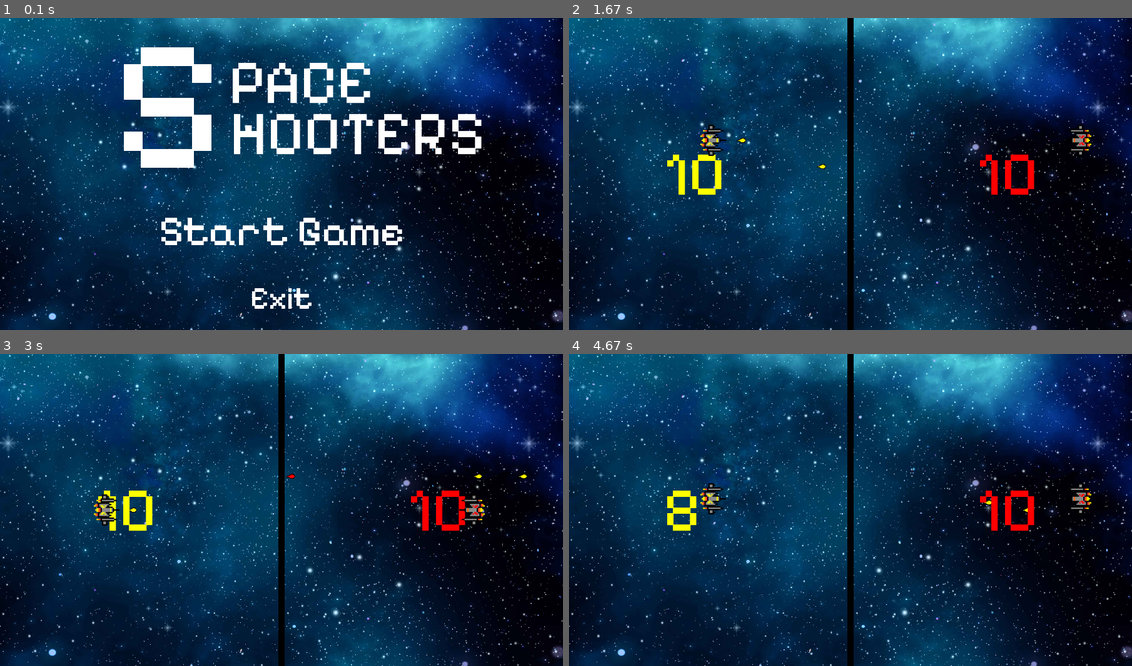
Above: before the commit, frames 1-4 (two rows, left to right).
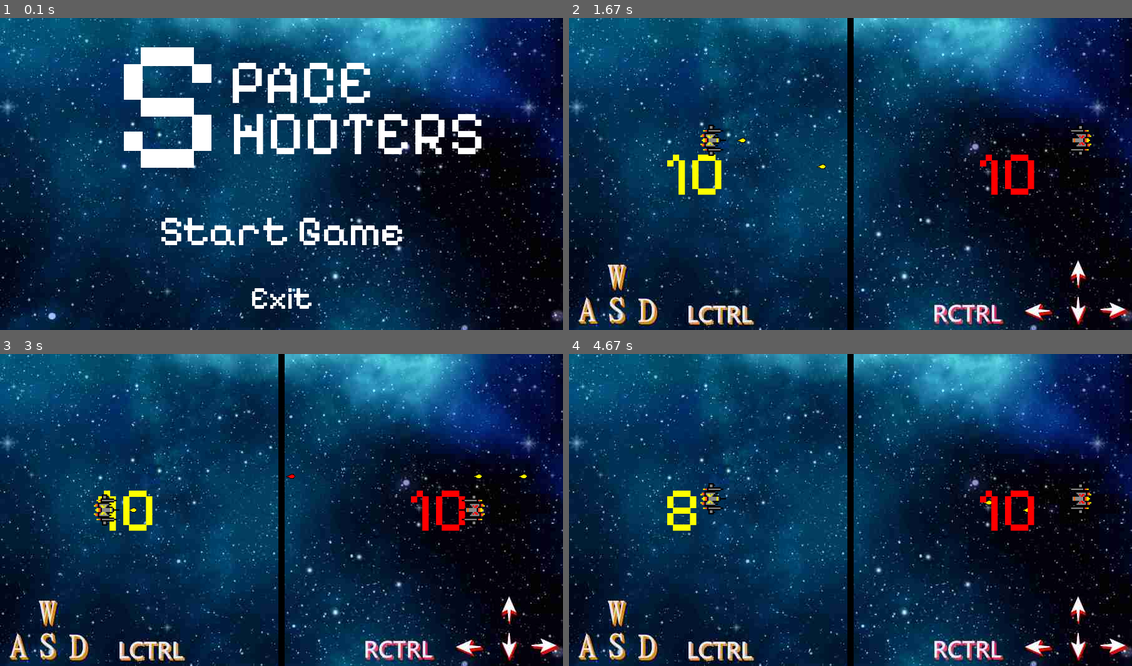
Above: after the commit, the same moments.

Repository: Mirthun1012/Intro-to-Pygame-2
Game: pygame game, started from Space Shooter.py
Two runs of this game, one before a commit and one after it. Both use one fixed random seed, a clock stepped at 60 frames per second and the inputs below.
Inputs (mouse positions are in pixels of both pictures, inside the frame that each line leads up to):
- Up to frame 1 (0.1 s): no input
- Up to frame 2 (1.67 s): click (850, 230) at 0.38 s; hold Right 0.67-1.13 s; move the mouse to (827, 186) at 0.7 s; hold Up 1.17-1.47 s; hold W 1.17-1.47 s; move the mouse to (856, 195) at 1.2 s; tap Ctrl at 1.23, 1.57 s; hold Right from 1.5 s (still down); hold D from 1.5 s (still down); move the mouse to (906, 242) at 1.53 s
- Up to frame 3 (3 s): tap Ctrl at 1.87, 2.07, 2.37, 2.63, 2.97 s; release Right at 1.97 s; release D at 1.97 s; hold Left 2-2.53 s; hold A 2-2.53 s; move the mouse to (106, 581) at 2.03 s; tap Right Ctrl at 2.15 s; hold Down 2.57-2.87 s; hold S 2.57-2.87 s; move the mouse to (489, 619) at 2.6 s; hold Left from 2.9 s (still down); hold A from 2.9 s (still down); move the mouse to (135, 394) at 2.93 s
- Up to frame 4 (4.67 s): tap Ctrl at 3.27, 3.4, 3.8, 4.1, 4.47 s; release Left at 3.3 s; release A at 3.3 s; hold Up 3.33-3.7 s; hold W 3.33-3.7 s; move the mouse to (715, 447) at 3.37 s; tap Right Ctrl at 3.48 s; hold Right 3.73-4.37 s; hold D 3.73-4.37 s; move the mouse to (822, 591) at 3.77 s; hold Down from 4.4 s (still down); hold S from 4.4 s (still down); move the mouse to (850, 547) at 4.43 s

The runs differ from the first frame. In frame 1, 3.5% of the frame differs, in the area x 0-100%, y 0-100%; in frame 2, 6.6%; in frame 3, 6.7%; in frame 4, 6.7%.

Commit message:
Added the control info in main screen

Diff:
--- a/Files/Intro_Screen/Intro_Screens.py
+++ b/Files/Intro_Screen/Intro_Screens.py
@@ -20,7 +20,6 @@
 
 		# Back Ground
 		self.BG = pygame.image.load(os.path.join("Assets", "space.jpg")).convert()
-		self.BG = pygame.transform.scale(self.BG, (WIDTH, HEIGHT))
 
 		# Title
 		self.S = pygame.font.Font(os.path.join("Assets", "Font.ttf"), 300).render("S", False, WHITE)
--- a/Files/Main_Screen/Main_Screens.py
+++ b/Files/Main_Screen/Main_Screens.py
@@ -4,6 +4,7 @@
 from random import randint
 
 from Files.Screens import Screen
+from Files.Timers import Timer
 
 from Files.Game_Variables import *
 from Files.Main_Screen.Main_Screen_Variables import *
@@ -45,12 +46,13 @@
 		pygame.time.set_timer(self.SPAWN_POWERUP_RED, randint(8*1000, 20*1000))
 		pygame.time.set_timer(self.SPAWN_POWERUP_YELLOW, randint(8*1000, 20*1000))
 
+		self.CHANGE_BG = Timer(7*1000, True)
+
 		# Font
 		self.HEALTH_FONT = pygame.font.Font(os.path.join("Assets", "Font.ttf"), 100)
 
 		# BG
-		self.BG = pygame.image.load(os.path.join("Assets", "space.jpg")).convert()
-		self.BG = pygame.transform.scale(self.BG, (WIDTH, HEIGHT))
+		self.BG = pygame.image.load(os.path.join("Assets", "controls.jpg")).convert()
 
 		# Bullets
 		self.Red_bullets = pygame.sprite.Group()
@@ -106,6 +108,10 @@
 		Power_Ups_Red.update()
 		Power_Ups_Yellow.update()
 
+		# Timer
+		if self.CHANGE_BG.update() == False:
+			self.BG = pygame.image.load(os.path.join("Assets", "space.jpg")).convert()
+
 		# healths
 		self.YELLOW_HEALTH = self.HEALTH_FONT.render(str(YELLOW_SPACESHIP.sprite.health), True, YELLOW)
 		self.RED_HEALTH = self.HEALTH_FONT.render(str(RED_SPACESHIP.sprite.health), True, RED)
--- a/Files/Timers.py
+++ b/Files/Timers.py
@@ -4,6 +4,7 @@
 		2. Check for deactivation in a following way:
 			`if <Timer>.update() == False:
 				<body>`
+			(When using this, The `False` will be emitated only one time next it starts to emit `None`)
 
 """
 
--- a/Space Shooter.py
+++ b/Space Shooter.py
@@ -5,9 +5,7 @@
 				  2. I AM UPLOADING THIS GAME TO ITCH.IO (AS THIS IS MY FIRST WEALTH THROUGH CODE-LEVERAGE)
 
 		TO DO:
-			1. Create the game logo! (completed)
-			2. Exporting it into .exe file (completed)
-
+			1. Add a control info to the main screen
 
 """
 
Binary file added: Assets/controls.jpg
Binary file changed: Assets/space.jpg
Not shown, changed: Sublime Project/SpaceShooters.sublime-workspace
